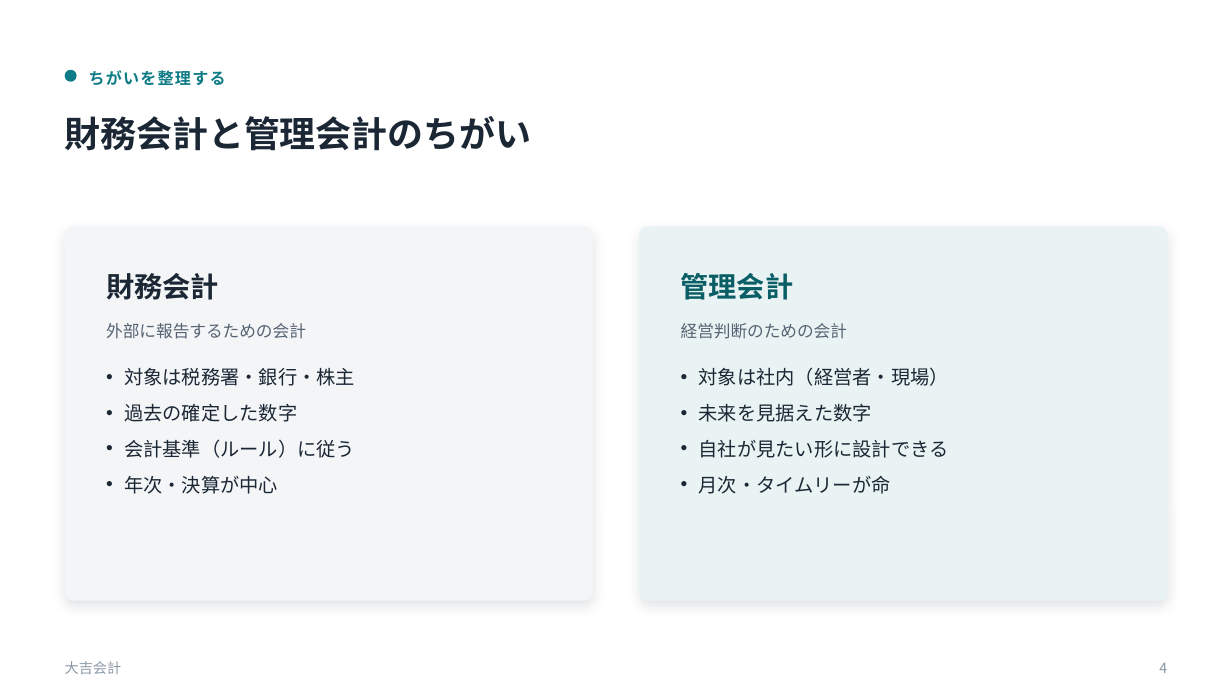
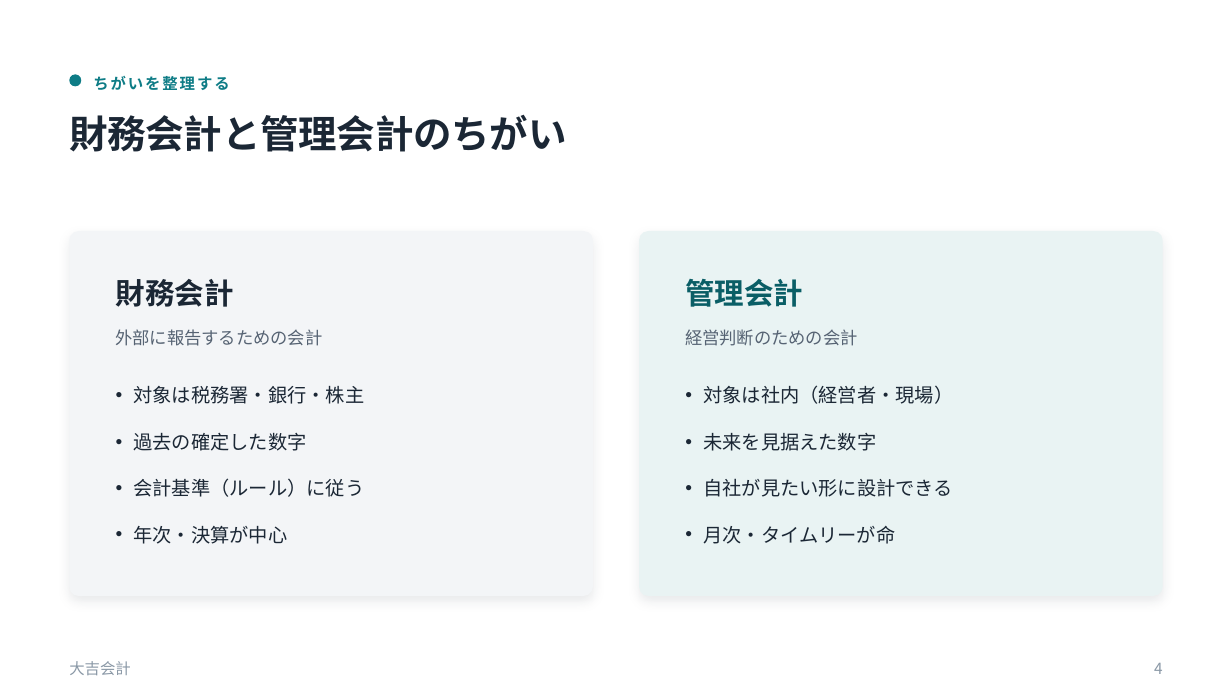
Before and after one commit to daikichi-lab/design-system-plugin, a slide deck: slide 4 of pptx-creation-plugin/examples/seminar-kanrikaikei/out/deck.pptx. Drawn at 1232x693 pixels with LibreOffice and Linux fonts; fonts in the diff are those of the drawing. Boxes give left, top, right and bottom in pixels: in the first picture for what was removed or moved away, otherwise in the second. Text is boxed around its words. In the diff, an @@ line names an element or a change of style, - is before the commit and + after.

```diff
--- a/pptx-creation-plugin/examples/seminar-kanrikaikei/out/deck.pptx
+++ b/pptx-creation-plugin/examples/seminar-kanrikaikei/out/deck.pptx
@@ ellipse: place and size @@
-ellipse at box(65, 70, 77, 82)
+ellipse at box(69, 75, 81, 87)
@@ text "ちがいを整理する" at box(93, 76, 229, 90): size 12.5 to 12 pt, letter spacing 1 to 1.5 pt @@
@@ text "財務会計と管理会計のちがい" at box(69, 115, 566, 152): size 28 to 30 pt, letter spacing 0 to -0.2 pt; line spacing 1.12 to 1.08 @@
@@ rounded rectangle: place and size @@
-rounded rectangle at box(65, 226, 593, 601)
+rounded rectangle at box(69, 231, 593, 596)
@@ rounded rectangle at box(69, 231, 593, 596): shadow changed; proportions changed @@
@@ rounded rectangle at box(640, 231, 1164, 596): shadow changed; proportions changed @@
@@ rounded rectangle: place and size @@
-rounded rectangle at box(640, 226, 1168, 601)
+rounded rectangle at box(640, 231, 1164, 596)
@@ text "財務会計": place and size @@
-text "財務会計" at box(106, 273, 219, 300)
+text "財務会計" at box(116, 279, 234, 307)
@@ text "財務会計" at box(116, 279, 234, 307): size 22 to 23 pt @@
@@ text "管理会計" at box(685, 279, 803, 307): size 22 to 23 pt @@
@@ text "外部に報告するための会計": place and size @@
-text "外部に報告するための会計" at box(106, 323, 306, 339)
+text "外部に報告するための会計" at box(116, 329, 323, 346)
@@ text "外部に報告するための会計" at box(116, 329, 323, 346): size 13 to 13.5 pt @@
@@ text "経営判断のための会計" at box(685, 329, 857, 346): size 13 to 13.5 pt @@
@@ text "対象は税務署・銀行・株主": place and size @@
-text "対象は税務署・銀行・株主" at box(124, 368, 355, 494)
+text "対象は税務署・銀行・株主" at box(133, 386, 364, 544)
@@ text "対象は税務署・銀行・株主" at box(133, 386, 364, 544): line spacing 1 to 1.4; more space between paragraphs @@
@@ text "対象は社内（経営者・現場）" at box(703, 385, 953, 544): line spacing 1 to 1.4; more space between paragraphs @@
@@ text "対象は社内（経営者・現場）": place and size @@
-text "対象は社内（経営者・現場）" at box(699, 367, 949, 494)
+text "対象は社内（経営者・現場）" at box(703, 385, 953, 544)
@@ text "大吉会計" at box(69, 661, 131, 675): size 11 to 12 pt @@
@@ text "4" at box(1154, 663, 1163, 674): size 11 to 12 pt @@
```
Also in this commit, not shown: 5 other slides changed, 25 other files.
